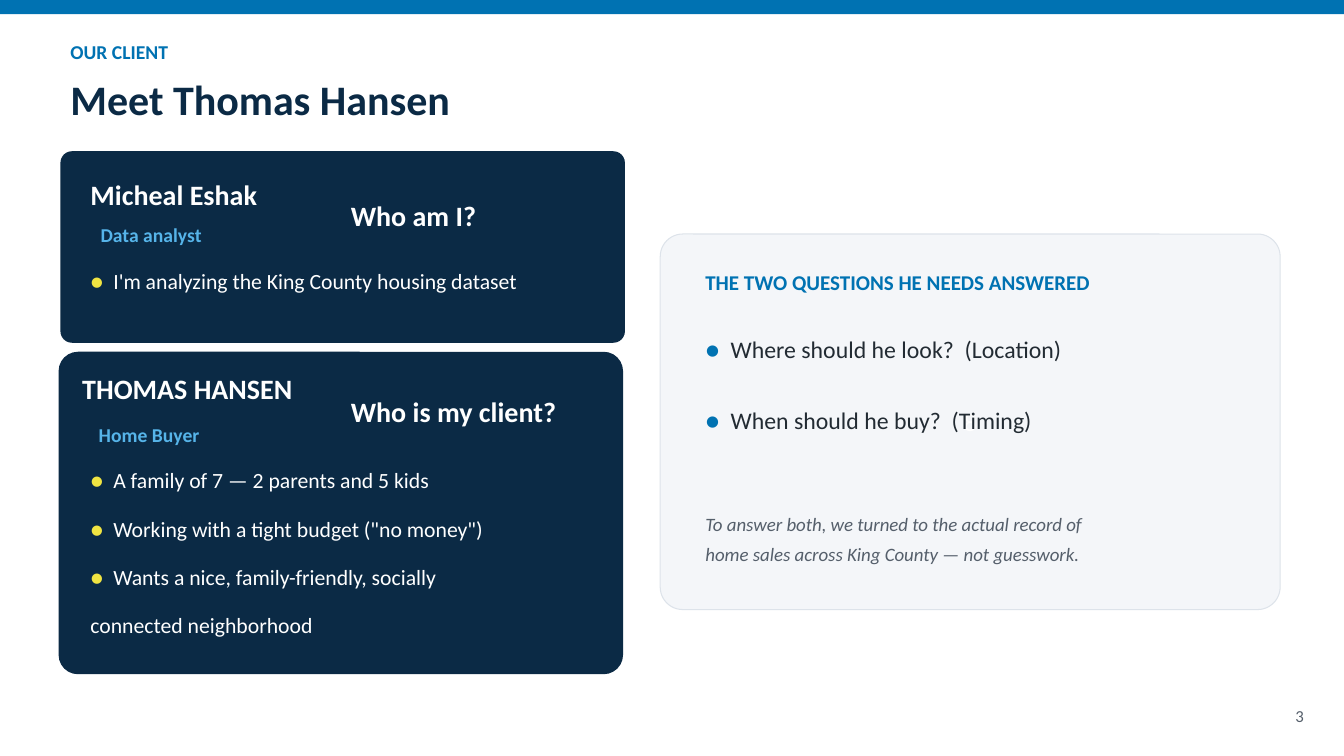
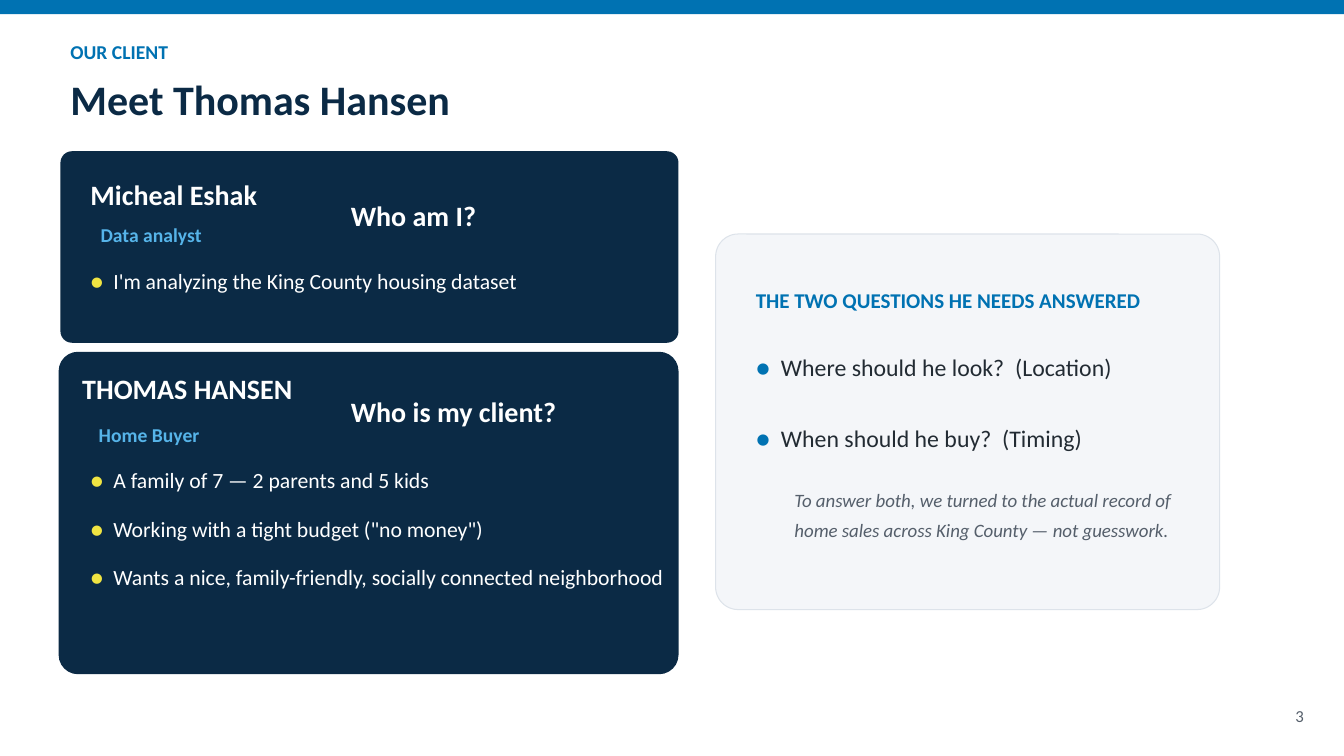
Before and after one commit to MichealEshak/ds-eda-project-template, a slide deck: slide 3 of presentation/Thomas_Hansen_Housing_Recommendation.pptx. Drawn at 1344x756 pixels with LibreOffice and Linux fonts; fonts in the diff are those of the drawing. Boxes give left, top, right and bottom in pixels: in the first picture for what was removed or moved away, otherwise in the second. Text is boxed around its words. In the diff, an @@ line names an element or a change of style, - is before the commit and + after.

```diff
--- a/presentation/Thomas_Hansen_Housing_Recommendation.pptx
+++ b/presentation/Thomas_Hansen_Housing_Recommendation.pptx
@@ rounded rectangle: place and size @@
-rounded rectangle at (60, 151, 625, 343)
+rounded rectangle at (60, 151, 679, 343)
@@ rounded rectangle: place and size @@
-rounded rectangle at (660, 234, 1280, 610)
+rounded rectangle at (716, 234, 1220, 610)
@@ text "THE TWO QUESTIONS HE NEEDS ...": place and size @@
-text "THE TWO QUESTIONS HE NEEDS ..." at (705, 276, 1090, 293)
+text "THE TWO QUESTIONS HE NEEDS ..." at (756, 294, 1140, 311)
@@ rounded rectangle: place and size @@
-rounded rectangle at (58, 352, 623, 675)
+rounded rectangle at (58, 352, 679, 675)
@@ text "● Where should he look? ...": place and size @@
-text "● Where should he look? ..." at (731, 341, 1061, 361)
+text "● Where should he look? ..." at (781, 358, 1111, 379)
@@ text "● When should he buy? ...": place and size @@
-text "● When should he buy? ..." at (731, 412, 1032, 433)
+text "● When should he buy? ..." at (781, 430, 1082, 451)
@@ text in rounded rectangle at (964, 412, 977, 429): text removed @@
-8
@@ text "● A family of 7 ..." rewrapped from (90, 473, 483, 637) to (113, 473, 663, 589) @@
@@ text "To answer both, we turned ...": place and size @@
-text "To answer both, we turned ..." at (705, 518, 1081, 564)
+text "To answer both, we turned ..." at (794, 494, 1170, 540)
```
Also in this commit, not shown: 7 other slides changed, 1 slide added, 1 other file.
